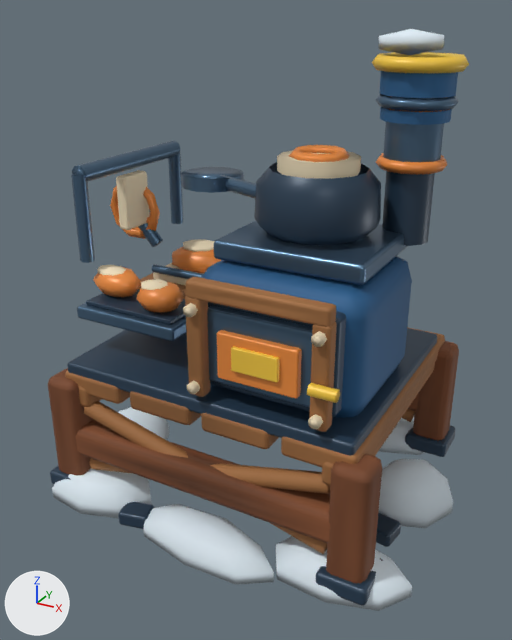
Renders of the glTF model HavenlineGodot/assets/stations_v2/cooker_processor.glb from each side of a commit.
One viewpoint serves both versions: a 50 mm lens placed at (1.72, -3.21, 2.59), pointed at (0.01, -0.1, 1.03). Every picture has the same lights, and +X, +Y and +Z are marked at lower left. The older version comes first. Vertices at exactly the same position are counted once.

Script lines for the objects in view, before the commit:
```python
me_cooker_processor = bpy.data.meshes.new('cooker_processor')
me_cooker_processor.from_pydata(...)  # 4722 vertices, 8928 faces; spans x -1.11..1.13, y -0.94..0.95, z -0.04..2.5
me_cooker_processor.materials.append(mat_hl_snow)
me_cooker_processor.materials.append(mat_hl_dark)
me_cooker_processor.materials.append(mat_hl_wood)
me_cooker_processor.materials.append(mat_hl_wood_light)
me_cooker_processor.materials.append(mat_hl_blue)
me_cooker_processor.materials.append(mat_hl_metal)
me_cooker_processor.materials.append(mat_hl_orange)
me_cooker_processor.materials.append(mat_hl_yellow)
me_cooker_processor.materials.append(mat_hl_cream)
ob_cooker_processor = bpy.data.objects.new('cooker_processor', me_cooker_processor)
ob_cooker_processor.location = (0.0, 0.0, 0.0)
```
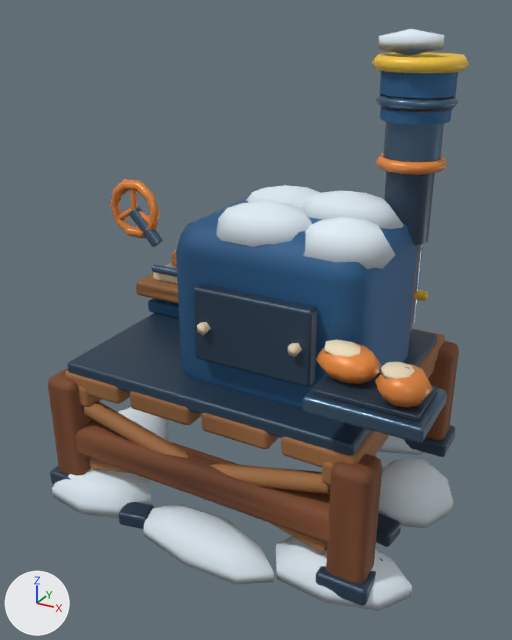
Diff of the bpy script that builds the scene:
```diff
--- a/HavenlineGodot/assets/stations_v2/cooker_processor.glb.py
+++ b/HavenlineGodot/assets/stations_v2/cooker_processor.glb.py
@@ me_cooker_processor @@
-me_cooker_processor.from_pydata(...)  # 4722 vertices, 8928 faces; spans x -1.11..1.13, y -0.94..0.95, z -0.04..2.5
+me_cooker_processor.from_pydata(...)  # 4714 vertices, 8876 faces; spans x -1.11..1.16, y -0.94..0.95, z -0.04..2.5
+# me_cooker_processor part 1: the loose piece of 56 vertices spanning x -0.02..0.7, y -0.62..-0.5, z 0.88..1.38 is scaled about its middle by (0.828, 0.3, 0.79), then moved by (0.0, 1.01, 0.0)
+# me_cooker_processor part 2: the loose piece of 56 vertices spanning x 0.05..0.63, y -0.67..-0.6, z 0.94..1.32 is scaled about its middle by (1.07, 1.14, 0.993), then moved by (-0.08, 0.05, 0.07), in mat_hl_dark
+# me_cooker_processor part 3: the loose piece of 56 vertices spanning x -0.82..-0.26, y -0.52..-0.24, z 1.11..1.13 is scaled about its middle by (0.801, 1, 1), then moved by (1.44, -0.3, 0.0)
+# me_cooker_processor part 4: the loose piece of 56 vertices spanning x -0.03..0.06, y -0.73..-0.65, z 0.87..1.39 is moved by (0.0, 1.16, 0.0)
+# me_cooker_processor part 5: the loose piece of 56 vertices spanning x 0.62..0.7, y -0.73..-0.65, z 0.87..1.39 is moved by (0.0, 1.16, 0.0)
+# me_cooker_processor part 6: the loose piece of 128 vertices spanning x -0.02..0.7, y -0.73..-0.65, z 1.38..1.47 is moved by (0.0, 1.16, 0.0)
+# me_cooker_processor part 7: the loose piece of 56 vertices spanning x -0.11..0.79, y -0.56..0.22, z 0.8..1.46 is scaled about its middle by (1.13, 1.13, 1.45), then moved by (-0.08, 0.07, 0.06)
+# me_cooker_processor part 8: the loose piece of 56 vertices spanning x 0.13..0.55, y -0.71..-0.66, z 0.99..1.23 is scaled about its middle by (1.71, 2, 2.09), then moved by (0.0, 1.07, 0.02), in mat_hl_metal
+# me_cooker_processor part 9: the loose piece of 56 vertices spanning x -0.86..-0.22, y -0.56..-0.2, z 1.03..1.11 is scaled about its middle by (0.807, 1, 1), then moved by (1.44, -0.3, 0.0)
+# me_cooker_processor part 10: the loose piece of 32 vertices spanning x -0.89..-0.57, y -0.47..-0.23, z 1.12..1.28 is moved by (1.49, -0.3, 0.0)
+# me_cooker_processor part 11: a new loose piece, a UV sphere (10 segments, 4 rings, poles along z) spanning x 0.92..1.14, y -0.84..-0.62, z 1.12..1.28, in mat_hl_orange
+# me_cooker_processor part 12: the loose piece of 56 vertices spanning x 0.22..0.46, y -0.73..-0.7, z 1.06..1.18 is scaled about its middle by (1.59, 3.13, 0.492), then moved by (0.0, 1.31, -0.25), in mat_hl_orange
+# me_cooker_processor part 13: the loose piece of 16 vertices spanning x -0.01..0.05, y -0.76..-0.72, z 0.9..0.96 is moved by (0.0, 1.27, 0.0)
+# me_cooker_processor part 14: the loose piece of 16 vertices spanning x -0.01..0.05, y -0.76..-0.72, z 1.3..1.36 is moved by (0.0, 1.27, 0.0)
+# me_cooker_processor part 15: the loose piece of 16 vertices spanning x 0.63..0.69, y -0.76..-0.72, z 0.9..0.96 is moved by (0.0, 1.27, 0.0)
+# me_cooker_processor part 16: 12 loose pieces with 404 vertices, spanning x -0.91..0.76, y -0.78..0.47, z 1.06..1.98, are deleted
+# me_cooker_processor part 17: 56 vertices removed from x 0.03..0.65, y -0.38..0.22, z 1.58..1.89; 262 vertices added at x -0.15..1.07, y -0.8..0.59, z 0.92..1.76
+# other edits to the shape of me_cooker_processor do not show in these pictures
 me_cooker_processor.materials.append(mat_hl_snow)
```

Boxes (x1, y1, x2, y2) around the edits, measured in the pictures (512 x 640 px; the box of a moved part takes in the faces that stretch with it):
part 1 of me_cooker_processor, moved or reshaped (not visible afterwards): before (208, 302, 346, 417)
part 2 of me_cooker_processor, moved or reshaped: before (207, 305, 313, 407); after (193, 284, 318, 387)
part 3 of me_cooker_processor, moved or reshaped: before (86, 290, 185, 324); after (313, 373, 438, 421)
part 4 of me_cooker_processor, moved or reshaped (not visible afterwards): before (185, 296, 211, 397)
part 5 of me_cooker_processor, moved or reshaped (mostly hidden afterwards): before (309, 322, 337, 432); after (410, 247, 419, 332)
part 6 of me_cooker_processor, moved or reshaped (not visible afterwards): before (185, 277, 336, 327)
part 7 of me_cooker_processor, moved or reshaped: before (202, 256, 412, 418); after (176, 199, 418, 409)
part 8 of me_cooker_processor, moved or reshaped (not visible afterwards): before (217, 330, 302, 399)
part 9 of me_cooker_processor, moved or reshaped: before (77, 303, 187, 341); after (302, 374, 447, 443)
part 10 of me_cooker_processor, moved or reshaped: before (93, 267, 141, 297); after (316, 342, 381, 384)
part 11 of me_cooker_processor, added (orange): after (375, 364, 433, 407)
part 12 of me_cooker_processor, moved or reshaped (not visible afterwards): before (231, 346, 280, 383)
part 13 of me_cooker_processor, moved or reshaped (not visible afterwards): before (187, 381, 200, 394)
part 14 of me_cooker_processor, moved or reshaped (not visible afterwards): before (183, 303, 198, 317)
part 15 of me_cooker_processor, moved or reshaped (not visible afterwards): before (308, 414, 323, 429)
part 16 of me_cooker_processor, deleted: before (71, 141, 361, 403)
part 17 of me_cooker_processor, reshaped: before (254, 162, 381, 246); after (197, 185, 428, 379)
